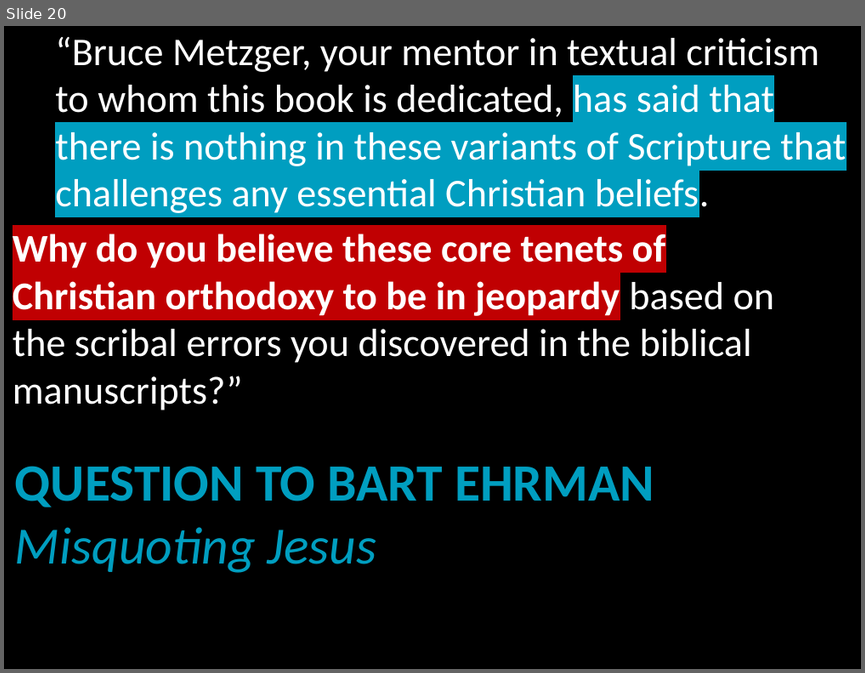
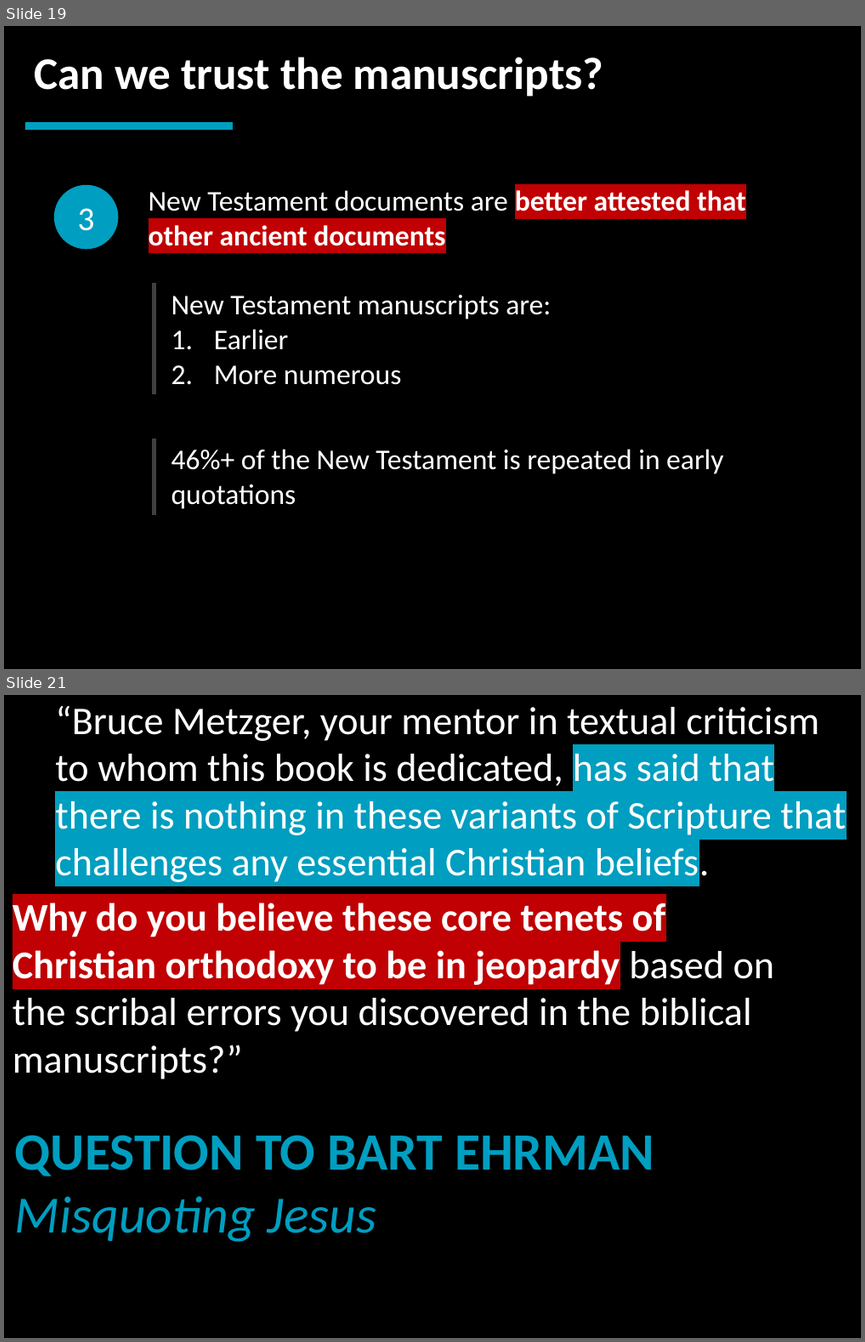
Before and after one commit to LukeMurphey/Ai1L, a slide deck: companion-website/public/files/22. Is the New Testament Corrupted.pptx. Shown one above the other, each under a label of ours: slide 20 before the commit, slides 19 and 21 after it; the slides between them are not shown. The pictures are 865x673 and 865x1342 pixels, drawn with LibreOffice and Linux fonts; fonts in the diff are those of the drawing. Boxes give left, top, right and bottom in pixels: in the first picture for what was removed or moved away, otherwise in the second. Text is boxed around its words. In the diff, an @@ line names an element or a change of style, - is before the commit and + after.

```diff
--- a/companion-website/public/files/22. Is the New Testament Corrupted.pptx
+++ b/companion-website/public/files/22. Is the New Testament Corrupted.pptx
@@ slide 19 added at <box>4,26,861,669</box>, background #000000 @@
@@ text added at <box>34,57,604,97</box>, 38 pt, text #FFFFFF, bold @@
+Can we trust the manuscripts?
@@ line added from (25, 126) to (233, 126), #009EC0 6 pt @@
@@ ellipse added at <box>53,184,118,249</box>, fill #009EC0, 28 pt, text #FFFFFF @@
+3
@@ text added at <box>148,190,746,246</box>, 24 pt, text #FFFFFF, bold @@
+New Testament documents are better attested that other ancient documents
@@ table added at <box>154,283,825,394</box>, 1 rows, 1 columns @@
+New Testament manuscripts are: / Earlier / More numerous
@@ table added at <box>154,438,825,516</box>, 1 rows, 1 columns @@
+46%+ of the New Testament is repeated in early quotations
@@ what was slide 20 is now slide 21 @@
```
Also in this commit, not shown: 7 slides changed, 1 other slide added, 1 slide removed.
